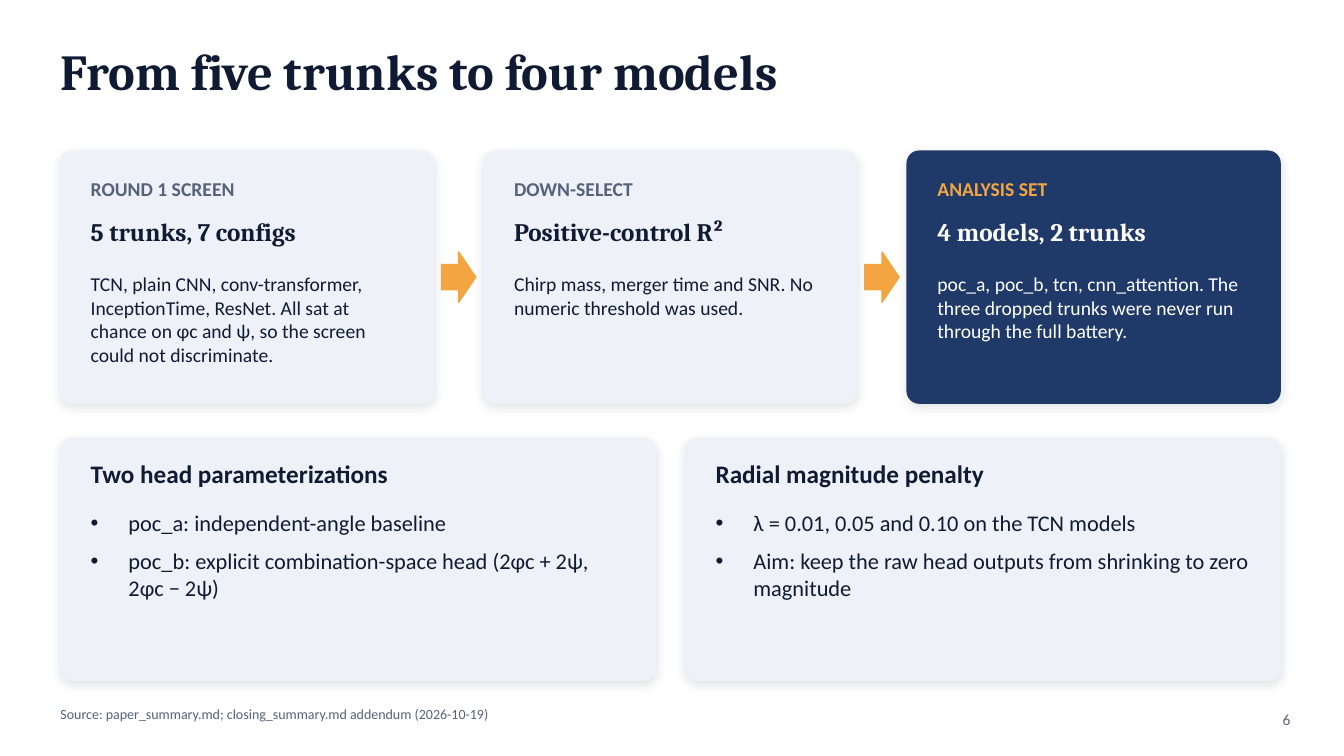
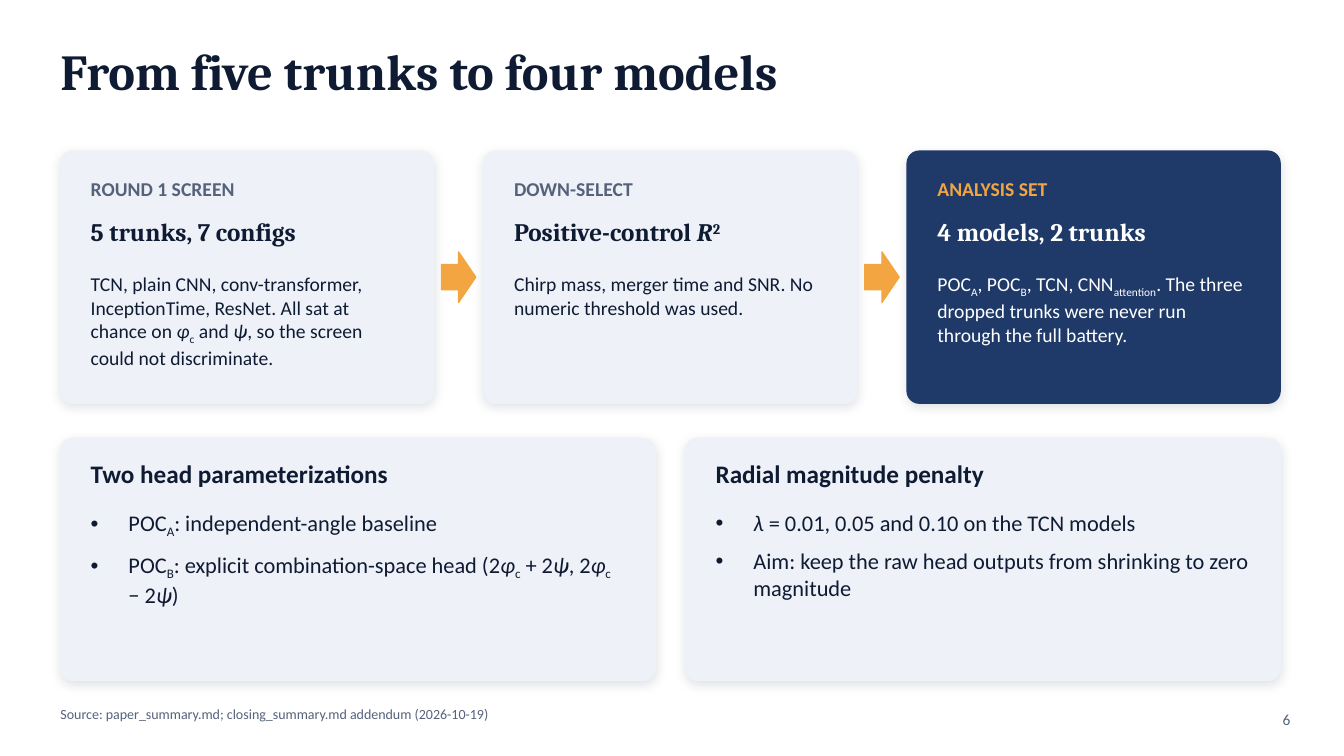
Before and after one commit to syedalimohsinbukhari/ml_practice_v2, a slide deck: slide 6 of experiments/phic_psi_poc-redo/phic_psi_presentation.pptx. Drawn at 1344x756 pixels with LibreOffice and Linux fonts; fonts in the diff are those of the drawing. Boxes give left, top, right and bottom in pixels: in the first picture for what was removed or moved away, otherwise in the second. Text is boxed around its words. In the diff, an @@ line names an element or a change of style, - is before the commit and + after.

```diff
--- a/experiments/phic_psi_poc-redo/phic_psi_presentation.pptx
+++ b/experiments/phic_psi_poc-redo/phic_psi_presentation.pptx
@@ text at (x1=514, y1=223, x2=691, y2=241): text changed @@
-Positive-control R²
+Positive-control R2
@@ text "TCN, plain CNN, conv-transformer, InceptionTime, ..." at (x1=91, y1=277, x2=362, y2=365): now subscript in "φc"; italic on in "φc ψ," @@
@@ text at (x1=937, y1=277, x2=1243, y2=346): text changed @@
-poc_a, poc_b, tcn, cnn_attention. The three dropped trunks were never run through the full battery.
+POCA, POCB, TCN, CNNattention. The three dropped trunks were never run through the full battery.
@@ text at (x1=145, y1=515, x2=575, y2=607): text changed @@
-• poc_a: independent-angle baseline
-• poc_b: explicit combination-space head (2φc + 2ψ, 2φc − 2ψ)
+• POCA: independent-angle baseline
+• POCB: explicit combination-space head (2φc + 2ψ, 2φc − 2ψ)
@@ text at (x1=753, y1=515, x2=1135, y2=534): italic on in "λ" @@
```
Also in this commit, not shown: 15 other slides changed, 4 other files.
